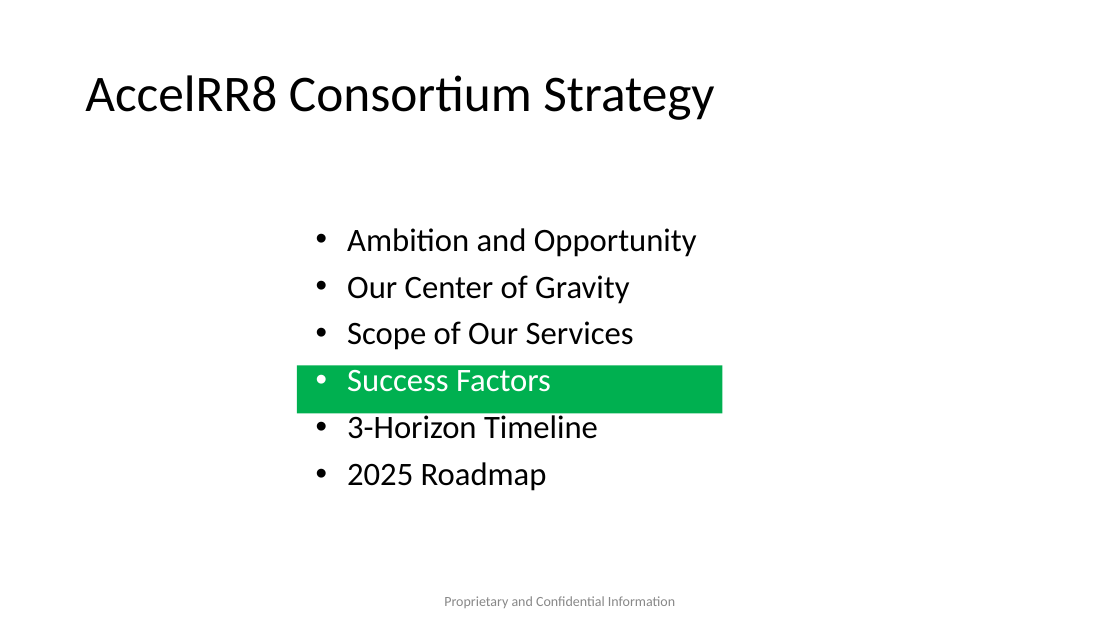
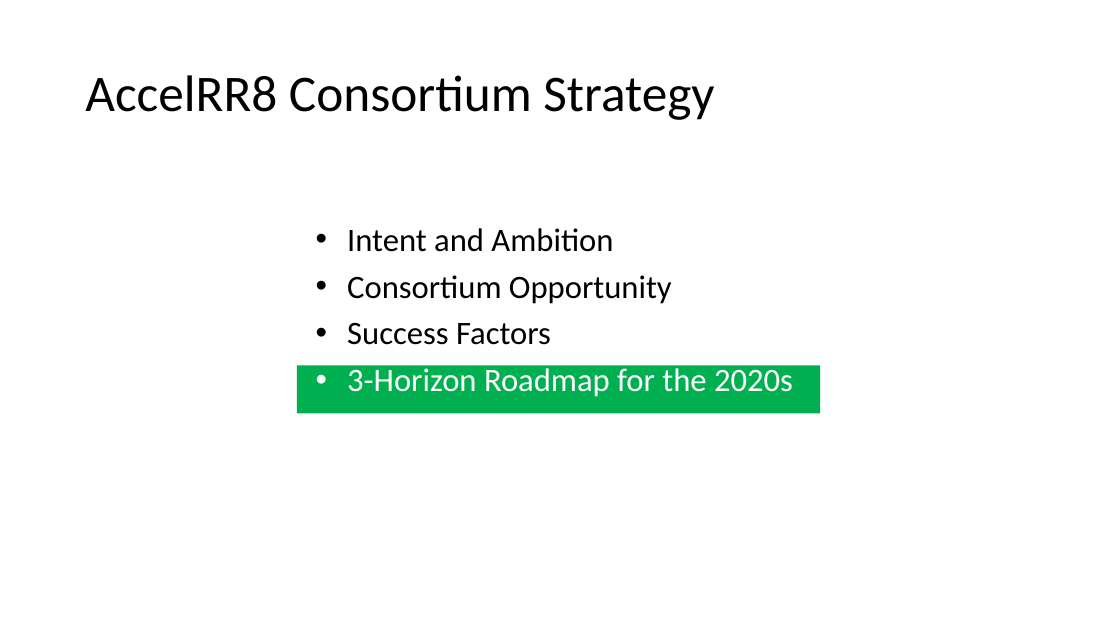
Before and after one commit to AccelRR8-Consortium-NonProfit/Management-Public, a slide deck: slide 12 of docs/1_Integration/1b_Strategy/AccelRR8 Consortium Non-Profit Organization Strategy.pptx (slide 17 before the commit). Drawn at 1120x630 pixels with LibreOffice and Linux fonts; fonts in the diff are those of the drawing; background and template pictures are left out. Boxes give left, top, right and bottom in pixels: in the first picture for what was removed or moved away, otherwise in the second. Text is boxed around its words. In the diff, an @@ line names an element or a change of style, - is before the commit and + after.

Commit message:
Updated the Strategy

```diff
--- a/docs/1_Integration/1b_Strategy/AccelRR8 Consortium Non-Profit Organization Strategy.pptx
+++ b/docs/1_Integration/1b_Strategy/AccelRR8 Consortium Non-Profit Organization Strategy.pptx
@@ text at <box>347,228,672,304</box>: text changed @@
-• Ambition and Opportunity
-• Our Center of Gravity
-• Scope of Our Services
+• Intent and Ambition
+• Consortium Opportunity
@@ text at <box>347,322,551,345</box>: text colour #FFFFFF to #000000 in "Success Factors"; bullet colour #FFFFFF to #000000 @@
@@ rectangle: place and size @@
-rectangle at <box>297,365,723,413</box>
+rectangle at <box>297,365,820,413</box>
@@ text at <box>347,365,793,397</box>: text changed; text colour #000000 to #FFFFFF @@
-• 3-Horizon Timeline
-• 2025 Roadmap
+• 3-Horizon Roadmap for the 2020s
@@ text removed at <box>444,596,675,608</box> @@
-Proprietary and Confidential Information
```
Also in this commit, not shown: 20 other slides changed, 8 slides removed, 35 other files.
